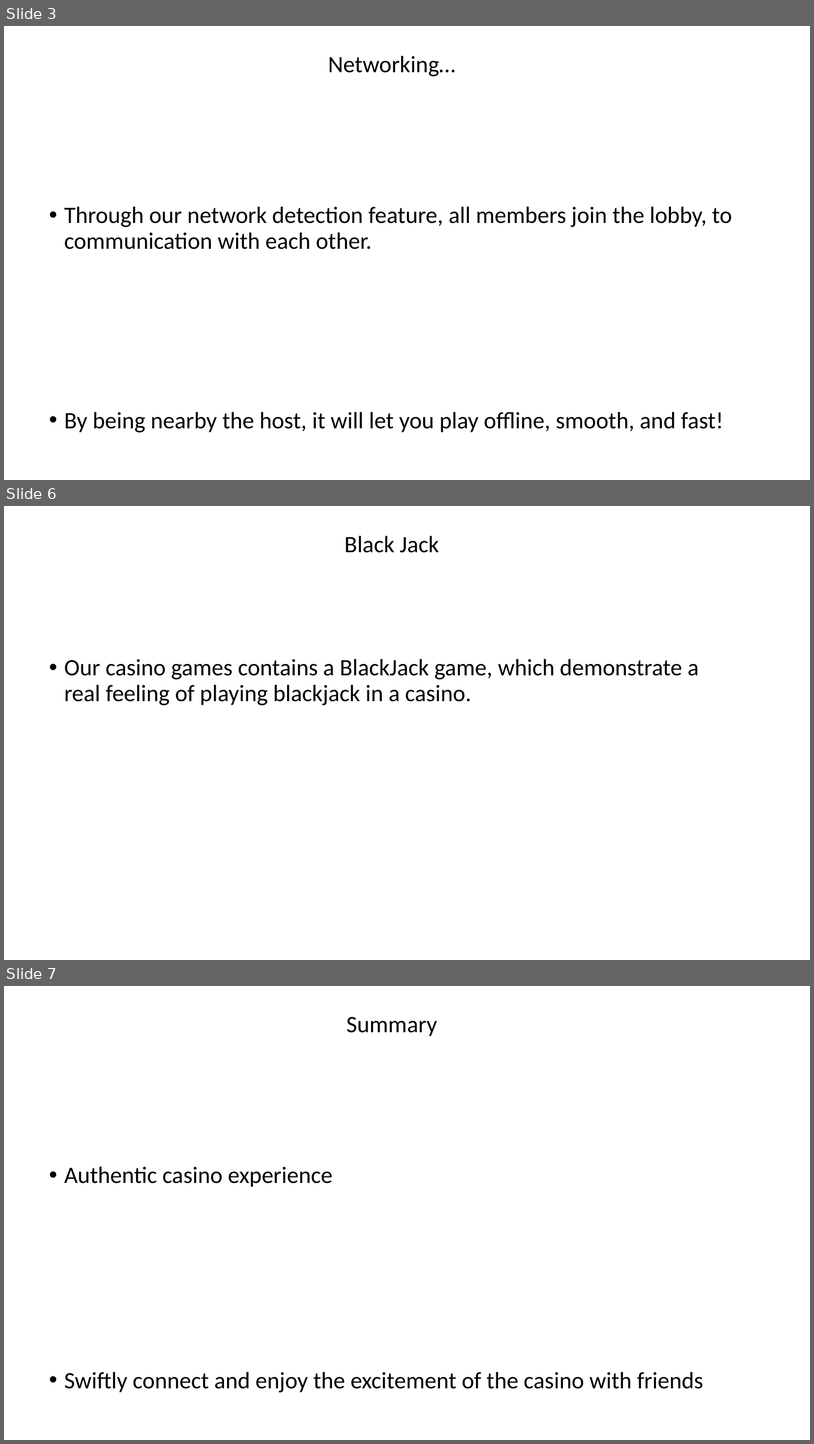
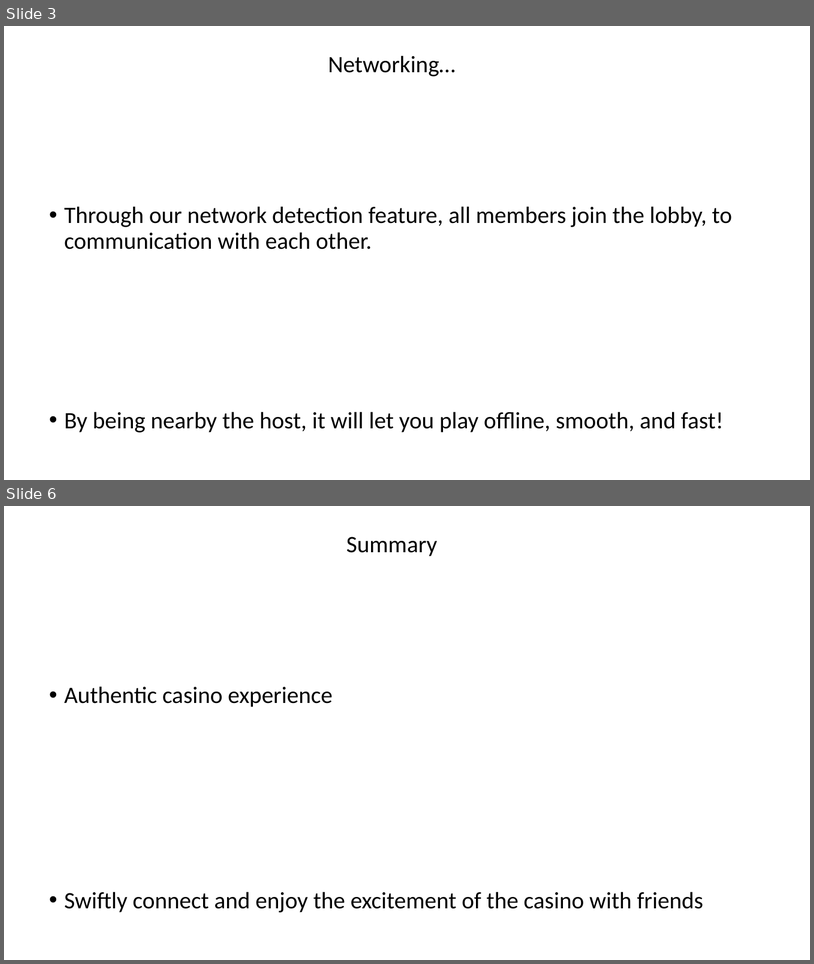
Before and after one commit to LizaSi/Casino-game, a slide deck: מצגת.pptx. Shown one above the other, each under a label of ours: slides 3, 6 and 7 before the commit, slides 3 and 6 after it; the slides between them are not shown. The pictures are 814x1444 and 814x964 pixels, drawn with LibreOffice and Linux fonts; fonts in the diff are those of the drawing; background and template pictures are left out. Boxes give left, top, right and bottom in pixels: in the first picture for what was removed or moved away, otherwise in the second. Text is boxed around its words. In the diff, an @@ line names an element or a change of style, - is before the commit and + after.

Commit message:
updated slides

```diff
--- a/מצגת.pptx
+++ b/מצגת.pptx
@@ slide 6 removed at (x1=4, y1=506, x2=810, y2=960), background picture (left out) @@
@@ text removed at (x1=345, y1=535, x2=440, y2=553) @@
-Black Jack
@@ text removed at (x1=64, y1=658, x2=699, y2=705) @@
-• Our casino games contains a BlackJack game, which demonstrate a real feeling of playing blackjack in a casino.
@@ rectangle removed at (x1=44, y1=885, x2=741, y2=926) @@
@@ what was slide 7 is now slide 6 @@
```
Also in this commit, not shown: 2 slides changed.
